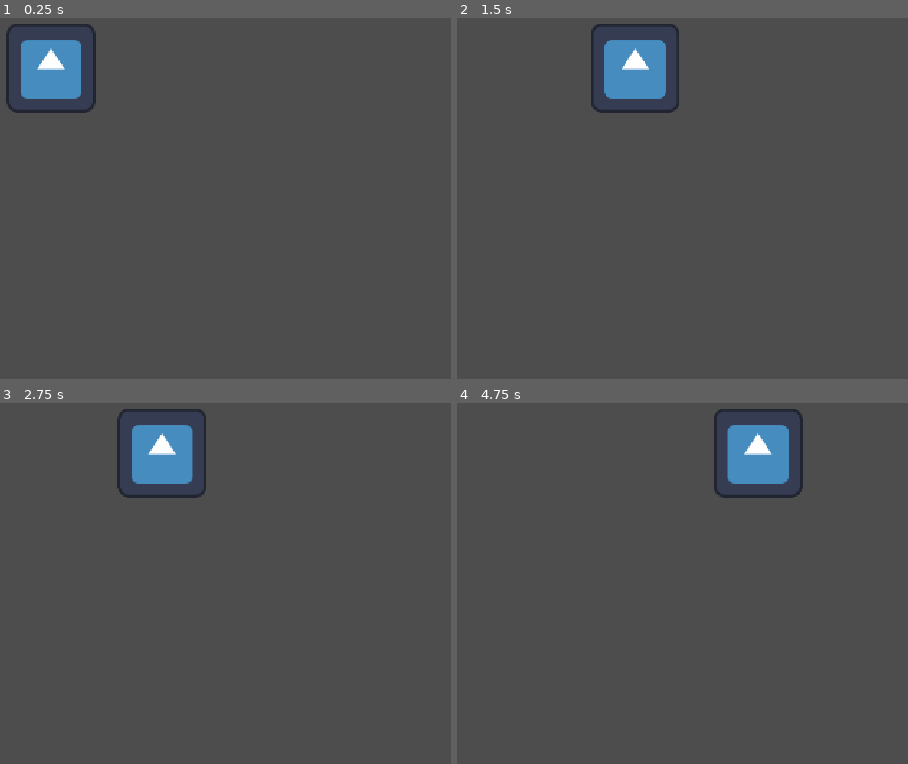
Above: before the commit, frames 1-4 (two rows, left to right).
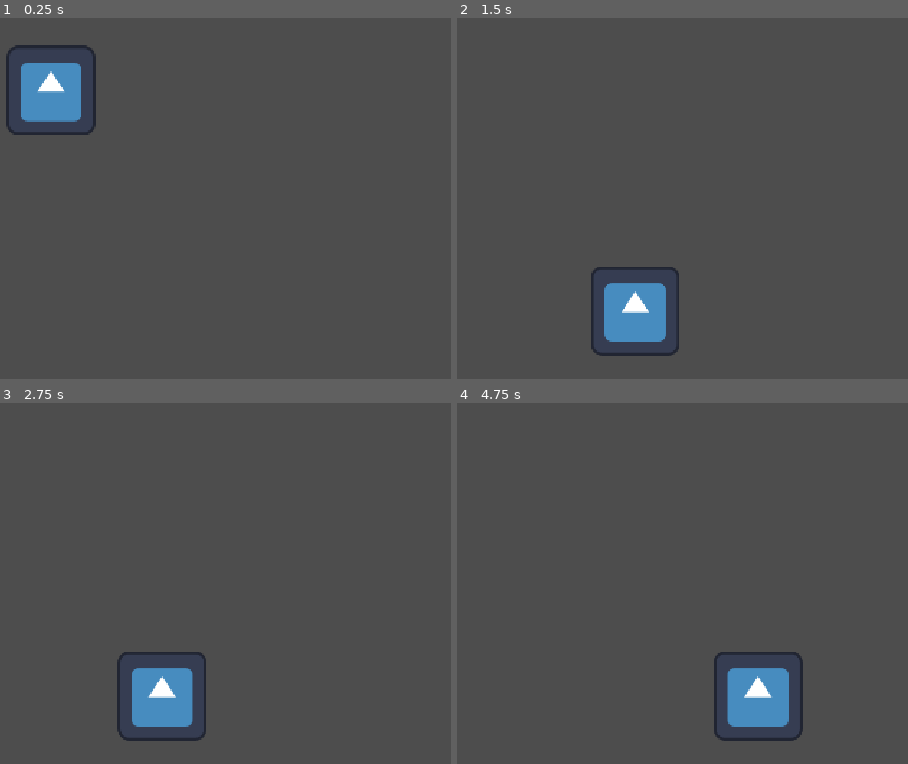
Above: after the commit, the same moments.

Repository: CarlesRa/godot-base-project
Game: Godot game, scene res://sandbox/test_player.tscn
Two runs of this game, one before a commit and one after it. Both use one fixed random seed, a clock stepped at 60 frames per second and the inputs below. The project has no main scene, so this scene is started directly. The engine's default icon, where the game draws it, is replaced by a stand-in: a white triangle on a blue panel in a dark square.
Inputs:
- Up to frame 1 (0.25 s): no input
- Up to frame 2 (1.5 s): hold D (move_right) from 0.53 s (still down)
- Up to frame 3 (2.75 s): release D (move_right) at 2.03 s; hold A (move_left) from 2.03 s (still down)
- Up to frame 4 (4.75 s): release A (move_left) at 2.78 s; hold D (move_right) 2.78-4.28 s; hold A (move_left) from 4.28 s (still down)

The runs differ from the first frame. In frame 1, 2.6% of the frame differs, in the area x 1-22%, y 1-33%; in frame 2, 5.7%; in frame 3, 5.6%; in frame 4, 5.8%, in the area x 56-77%, y 1-94%.

Commit message:
feat(player): add gravity and sandbox ground

Diff:
--- a/entities/player/player.gd
+++ b/entities/player/player.gd
@@ -1,4 +1,11 @@
 extends CharacterBody2D
 
-func _physics_process(_delta: float) -> void:
+const GRAVITY_SETTING: String = "physics/2d/default_gravity"
+
+var gravity: float = float(ProjectSettings.get_setting(GRAVITY_SETTING))
+
+func _physics_process(delta: float) -> void:
+	if not is_on_floor():
+		velocity.y += gravity * delta
+
 	move_and_slide()
--- a/sandbox/test_player.tscn
+++ b/sandbox/test_player.tscn
@@ -1,8 +1,20 @@
 [gd_scene format=3 uid="uid://cc3ffl1nxhr64"]
 
 [ext_resource type="PackedScene" uid="uid://c8uxatqpck3i1" path="res://entities/player/player.tscn" id="1_gcdhb"]
+
+[sub_resource type="RectangleShape2D" id="RectangleShape2D_u7n6u"]
+size = Vector2(1152, 88)
 
 [node name="TestPlayer" type="Node2D" unique_id=295437706]
 
 [node name="Player" parent="." unique_id=871748280 instance=ExtResource("1_gcdhb")]
 position = Vector2(576, 200)
+collision_layer = 2
+
+[node name="StaticBody2D" type="StaticBody2D" parent="." unique_id=1705606719]
+position = Vector2(1, 570)
+collision_mask = 0
+
+[node name="CollisionShape2D" type="CollisionShape2D" parent="StaticBody2D" unique_id=1009750909]
+position = Vector2(574, 34)
+shape = SubResource("RectangleShape2D_u7n6u")
